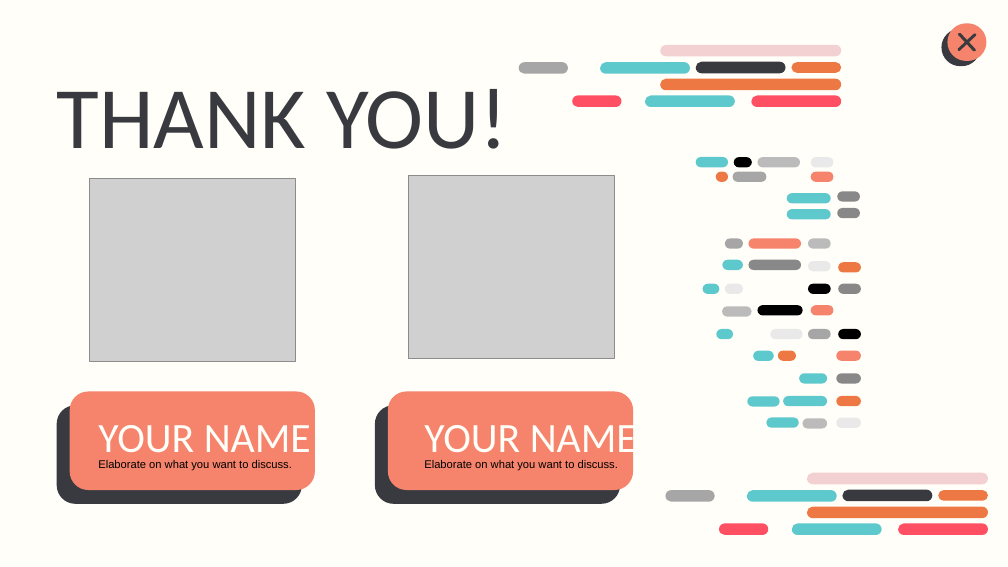
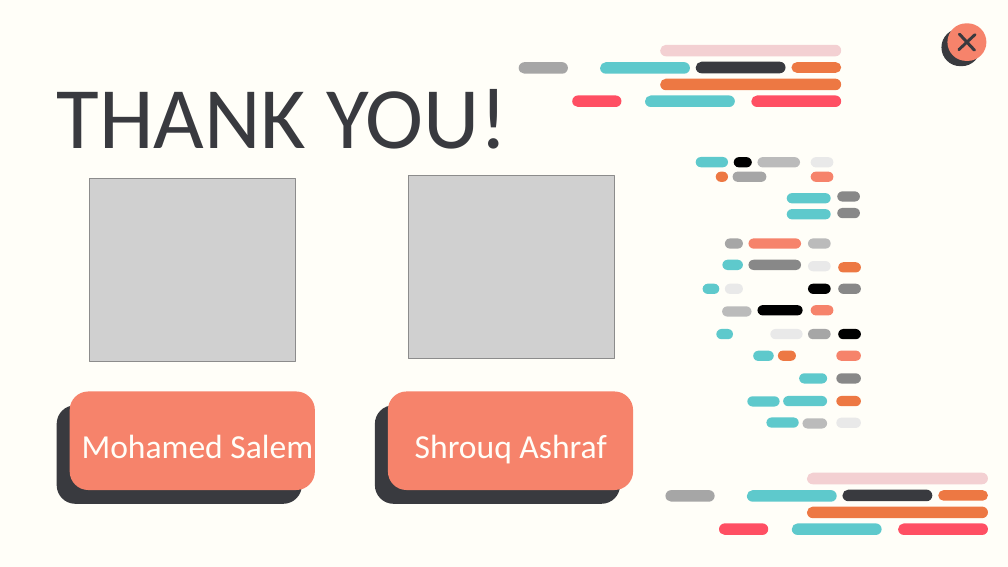
Before and after one commit to Mohamed-Salem-Ali/Library-Management-System, a slide deck: slide 26 of Library Console Management System.pptx (slide 14 before the commit). Drawn at 1008x567 pixels with LibreOffice and Linux fonts; fonts in the diff are those of the drawing; grey boxes stand for pictures. Boxes give left, top, right and bottom in pixels: in the first picture for what was removed or moved away, otherwise in the second. Text is boxed around its words. In the diff, an @@ line names an element or a change of style, - is before the commit and + after.

```diff
--- a/Library Console Management System.pptx
+++ b/Library Console Management System.pptx
@@ text at box(82, 434, 313, 458): text changed; size 59.6 to 48 pt @@
-YOUR NAME
+Mohamed Salem
@@ text at box(415, 434, 606, 464): text changed; size 59.6 to 48 pt @@
-YOUR NAME
+Shrouq Ashraf
@@ text removed at box(98, 460, 292, 470) @@
-Elaborate on what you want to discuss.
@@ text removed at box(424, 460, 618, 470) @@
-Elaborate on what you want to discuss.
```
Also in this commit, not shown: 2 other slides changed, 12 slides added, 6 other files.
